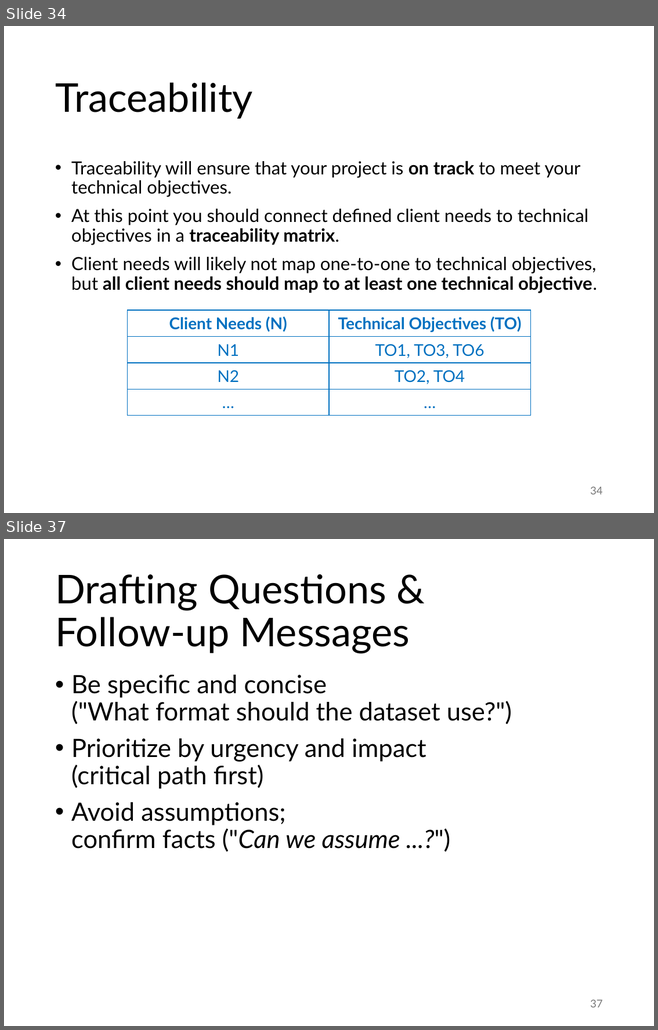
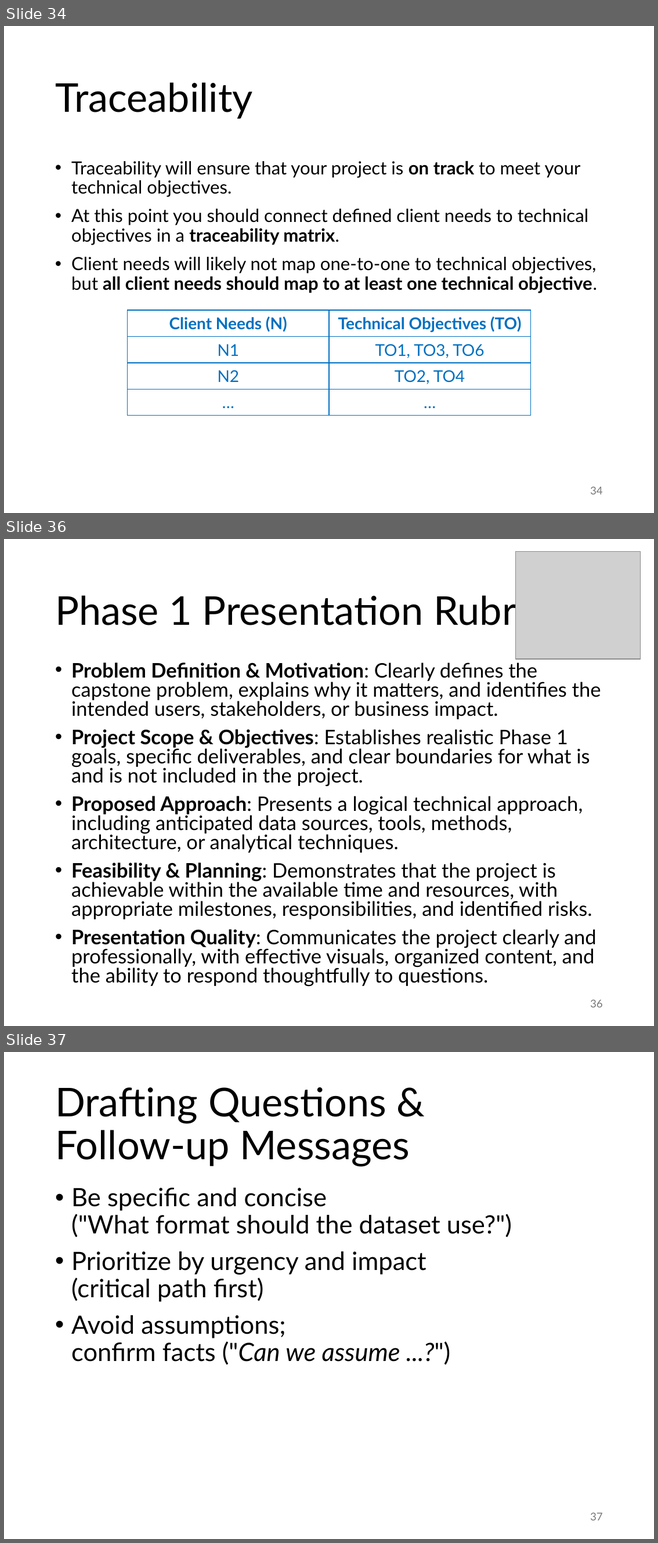
Before and after one commit to abuabara/abuabara.github.io, a slide deck: DAEN459F26/presentation3.pptx. Shown one above the other, each under a label of ours: slides 34 and 37 before the commit, slides 34, 36 and 37 after it; the slides between them are not shown. The pictures are 658x1030 and 658x1543 pixels, drawn with LibreOffice and Linux fonts; fonts in the diff are those of the drawing; grey boxes stand for pictures. Boxes give left, top, right and bottom in pixels: in the first picture for what was removed or moved away, otherwise in the second. Text is boxed around its words. In the diff, an @@ line names an element or a change of style, - is before the commit and + after.

```diff
--- a/DAEN459F26/presentation3.pptx
+++ b/DAEN459F26/presentation3.pptx
@@ slide 36 added at (4, 539, 654, 1026), background #FFFFFF @@
@@ picture added at (515, 551, 639, 659) @@
@@ title added at (55, 591, 545, 632), 44 pt, text #000000 @@
+Phase 1 Presentation Rubric
@@ text added at (71, 663, 601, 987), 22.2 pt, text #000000 @@
+• Problem Definition & Motivation: Clearly defines the capstone problem, explains why it matters, and identifies the intended users, stakeholders, or business impact.
+• Project Scope & Objectives: Establishes realistic Phase 1 goals, specific deliverables, and clear boundaries for what is and is not included in the project.
+• Proposed Approach: Presents a logical technical approach, including anticipated data sources, tools, methods, architecture, or analytical techniques.
+• Feasibility & Planning: Demonstrates that the project is achievable within the available time and resources, with appropriate milestones, responsibilities, and identified risks.
+• Presentation Quality: Communicates the project clearly and professionally, with effective visuals, organized content, and the ability to respond thoughtfully to questions.
@@ page number added at (590, 1000, 603, 1008), 12 pt, text #797979 @@
+36
```
Also in this commit, not shown: 1 slide changed, 1 slide removed, 1 other file.
